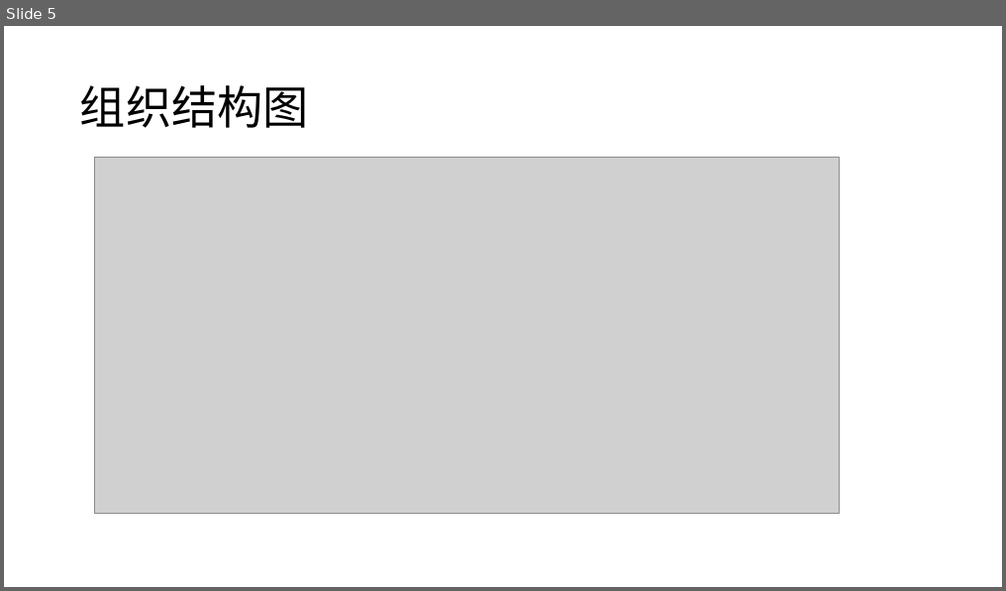
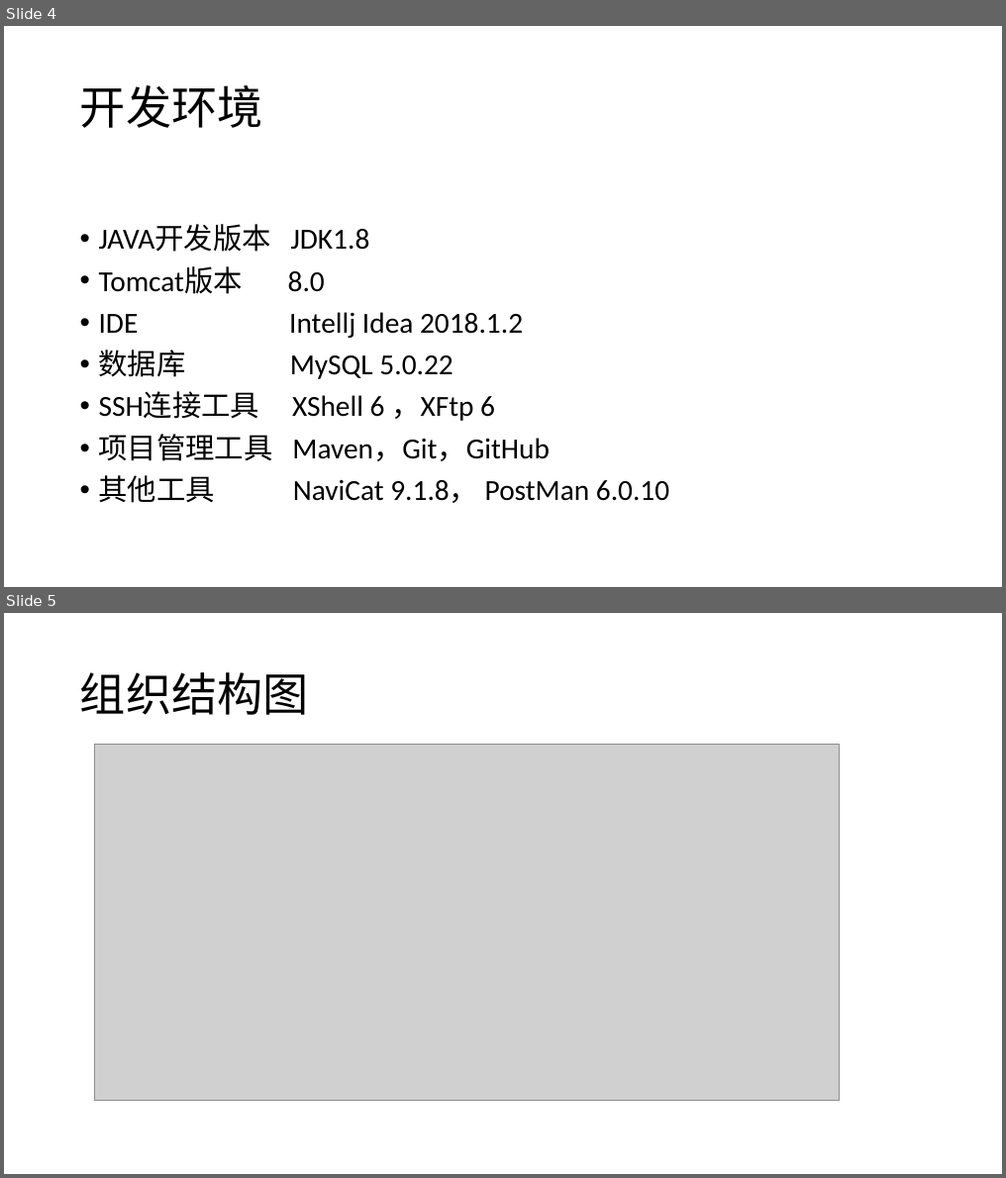
Before and after one commit to chnzxg/ssms, a slide deck: wiki/基于JavaWeb 的小型超市管理系统-演示文稿.ppt. Shown one above the other, each under a label of ours: slide 5 before the commit, slides 4 and 5 after it. The pictures are 1006x591 and 1006x1178 pixels, drawn with LibreOffice and Linux fonts; fonts in the diff are those of the drawing; grey boxes stand for pictures; background and template pictures are left out. Boxes give left, top, right and bottom in pixels: in the first picture for what was removed or moved away, otherwise in the second. Text is boxed around its words. In the diff, an @@ line names an element or a change of style, - is before the commit and + after.

```diff
--- a/wiki/基于JavaWeb 的小型超市管理系统-演示文稿.ppt
+++ b/wiki/基于JavaWeb 的小型超市管理系统-演示文稿.ppt
@@ slide 4 added at bbox=[4, 26, 1002, 587], background picture (left out) @@
@@ title added at bbox=[80, 85, 263, 128], 44 pt, text #000000 @@
+开发环境
@@ text added at bbox=[99, 225, 669, 503], 28 pt, text #000000 @@
+• JAVA开发版本 JDK1.8
+• Tomcat版本 8.0
+• IDE Intellj Idea 2018.1.2
+• 数据库 MySQL 5.0.22
+• SSH连接工具 XShell 6 ，XFtp 6
+• 项目管理工具 Maven，Git，GitHub
+• 其他工具 NaviCat 9.1.8， PostMan 6.0.10
```
Also in this commit, not shown: 3 other slides added, 4 slides removed, 16 other files.
